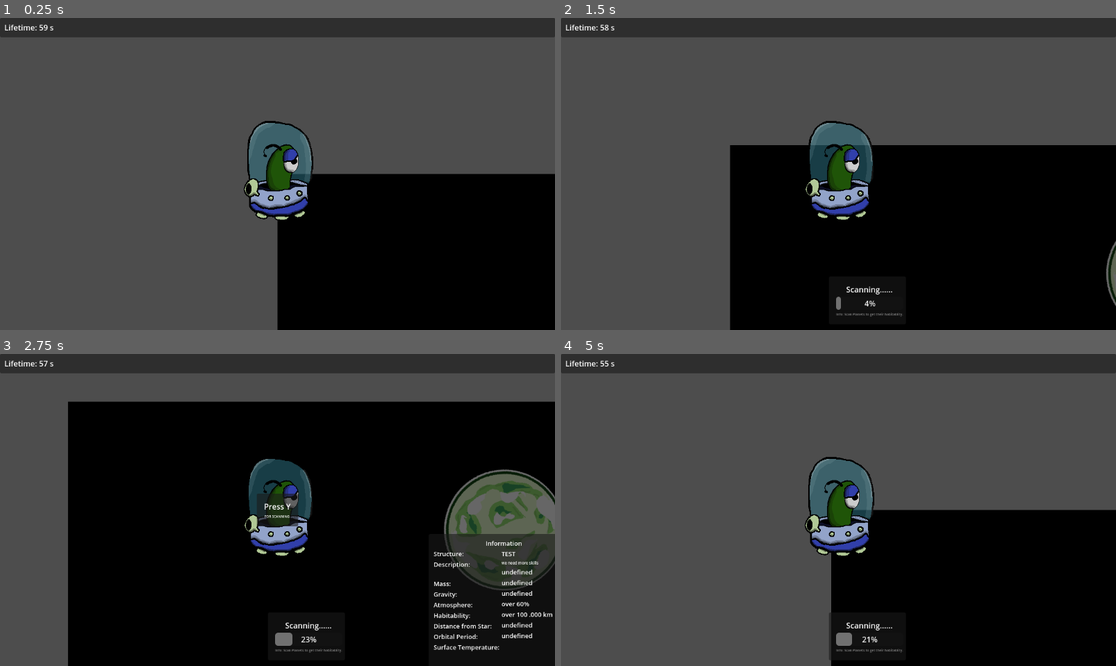
Above: before the commit, frames 1-4 (two rows, left to right).
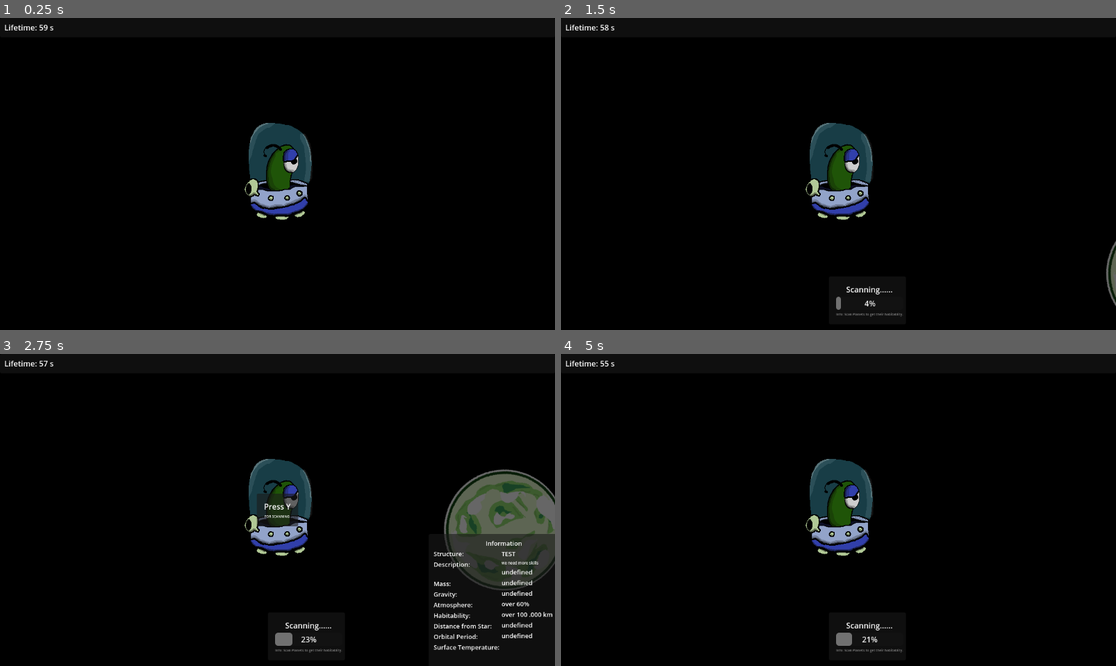
Above: after the commit, the same moments.

Repository: chocolandTV/wildjam_87
Game: Godot game, scene res://entities/game_main.tscn
The game is run twice, just before and just after one commit, with the same random seed, the same clock (stepped at 60 frames per second) and the same inputs.
Inputs:
- Up to frame 1 (0.25 s): no input
- Up to frame 2 (1.5 s): tap Enter at 0.5 s; hold D (move_right) 0.53-1.28 s; hold Z (interact) 0.53-1.28 s; hold S (move_down) from 1.28 s (still down); tap Z (interact) at 1.35 s
- Up to frame 3 (2.75 s): release S (move_down) at 2.03 s; hold D (move_right) from 2.03 s (still down); hold Z (interact) from 2.03 s (still down)
- Up to frame 4 (5 s): tap Y at 2.75 s; release D (move_right) at 2.78 s; release Z (interact) at 2.78 s; hold W (move_up) 2.78-3.53 s; tap Z (interact) at 2.85, 4.35 s; hold Z (interact) 3.53-4.28 s; hold A (move_left) from 3.53 s (still down)

The runs differ from the first frame. In frame 1, 74% of the frame differs, in the area x 0-100%, y 0-100%; in frame 2, 59%; in frame 3, 26%; in frame 4, 73%.

Commit message:
fix_perform_upgrade

Diff:
--- /dev/null
+++ b/data/skill_scan_structure.tres
@@ -0,0 +1,10 @@
+[gd_resource type="Resource" script_class="Player_Skill" load_steps=2 format=3 uid="uid://6gg1qo5qxlv8"]
+
+[ext_resource type="Script" uid="uid://06h4qiladijf" path="res://entities/skills/skill_base.gd" id="1_pxksf"]
+
+[resource]
+script = ExtResource("1_pxksf")
+skill_name = "Scan Efficiency"
+skill_value_per_level = 0.1
+skill_persistent_id = "upgrade_scan_efficiency"
+metadata/_custom_type_script = "uid://06h4qiladijf"
--- a/entities/Cylce/cycle_manager.gd
+++ b/entities/Cylce/cycle_manager.gd
@@ -11,6 +11,11 @@
     "upgrade_scan_efficiency" : 0,
     "upgrade_mining_efficiency" : 0
 }
+
+############################################# FUNCTIONS #############################################
+func _ready() -> void:
+    UpgradeManager.upgrade_performed.connect(_on_upgrade_performed)
+
 func _physics_process(delta: float) -> void:
     if current_lifetime > 0:
         current_lifetime -= delta
@@ -21,8 +26,12 @@
 ############################################ PUBLIC METHODS ############################################
 func next_cycle() -> void:
     current_cycle += 1
+    # Update Current Evolution
+    PersistentData.player_progress["current_evolution"] = current_cycle
+
     print("CycleManager: Advancing to next cycle.Now on cycle %d" % current_cycle)
-    cycle_changed.emit(cycle_stored_upgrades)
+    var _temp_stored_upgrades : Dictionary = cycle_stored_upgrades.duplicate()
+    cycle_changed.emit(_temp_stored_upgrades)
     # give new upgrade to the player
     #increase lifetime upgrade by 1
     #Reset cycle stored upgrades
@@ -32,6 +41,7 @@
         "upgrade_scan_efficiency" : 0,
         "upgrade_mining_efficiency" : 0
     }
+    UpgradeManager.perform_upgrade(PersistentData.SKILL_LIFETIME, 2)
     #Reset lifetime for next cycle
     current_lifetime =  PersistentData.PLAYER_BASE_LIFETIME + PersistentData.player_progress.get("upgrade_lifetime", 1)
 
@@ -41,3 +51,7 @@
         print("CycleManager: Upgraded %s by %d for current cycle." % [upgrade_id, amount])
     else:
         print("CycleManager: Invalid upgrade ID %s" % upgrade_id)
+
+############################################ PRIVATE METHODS ############################################
+func _on_upgrade_performed(upgrade_id : String, amount : int) -> void:
+    upgrade_cycle_stored_data(upgrade_id, amount)
--- a/entities/game_main.tscn
+++ b/entities/game_main.tscn
@@ -13,8 +13,10 @@
 anchors_preset = 15
 anchor_right = 1.0
 anchor_bottom = 1.0
-offset_right = 4096.0
-offset_bottom = 4096.0
+offset_left = -1233.0
+offset_top = -1337.0
+offset_right = 2863.0
+offset_bottom = 2759.0
 grow_horizontal = 2
 grow_vertical = 2
 color = Color(0, 0, 0, 1)
@@ -28,3 +30,12 @@
 
 [node name="Planet_01" parent="." instance=ExtResource("3_sui74")]
 position = Vector2(904, 268)
+
+[node name="Planet_02" parent="." instance=ExtResource("3_sui74")]
+position = Vector2(889, 1282)
+
+[node name="Planet_03" parent="." instance=ExtResource("3_sui74")]
+position = Vector2(1947, 1356)
+
+[node name="Planet_04" parent="." instance=ExtResource("3_sui74")]
+position = Vector2(1999, 283)
--- a/entities/player/player.tscn
+++ b/entities/player/player.tscn
@@ -1,9 +1,10 @@
-[gd_scene load_steps=6 format=3 uid="uid://dmo7rb7w3ehp1"]
+[gd_scene load_steps=7 format=3 uid="uid://dmo7rb7w3ehp1"]
 
 [ext_resource type="Script" uid="uid://qkwqy53rndbu" path="res://entities/player/player_controller.gd" id="1_abrql"]
 [ext_resource type="Texture2D" uid="uid://bt4p6n7g6hgph" path="res://models/player.png" id="1_symyc"]
 [ext_resource type="PackedScene" uid="uid://3cabxb3ulqxx" path="res://entities/skills/upgrade_component.tscn" id="3_sglur"]
 [ext_resource type="Resource" uid="uid://dwahbjluh8j5i" path="res://data/skill_life_time.tres" id="4_bls4j"]
+[ext_resource type="Resource" uid="uid://6gg1qo5qxlv8" path="res://data/skill_scan_structure.tres" id="5_fkugw"]
 
 [sub_resource type="CircleShape2D" id="CircleShape2D_abrql"]
 radius = 66.09841
@@ -21,3 +22,6 @@
 
 [node name="Upgrade_Life_Component" parent="." instance=ExtResource("3_sglur")]
 upgrade_skill = ExtResource("4_bls4j")
+
+[node name="Upgrade_Scan_Component" parent="." instance=ExtResource("3_sglur")]
+upgrade_skill = ExtResource("5_fkugw")
